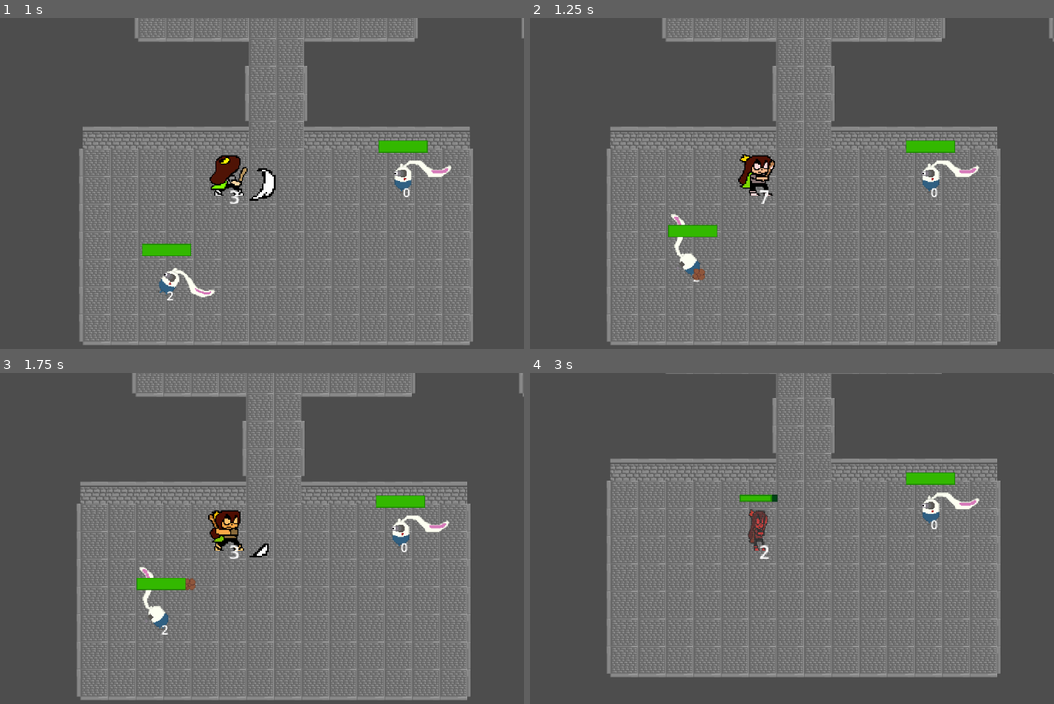
Above: before the commit, frames 1-4 (two rows, left to right).
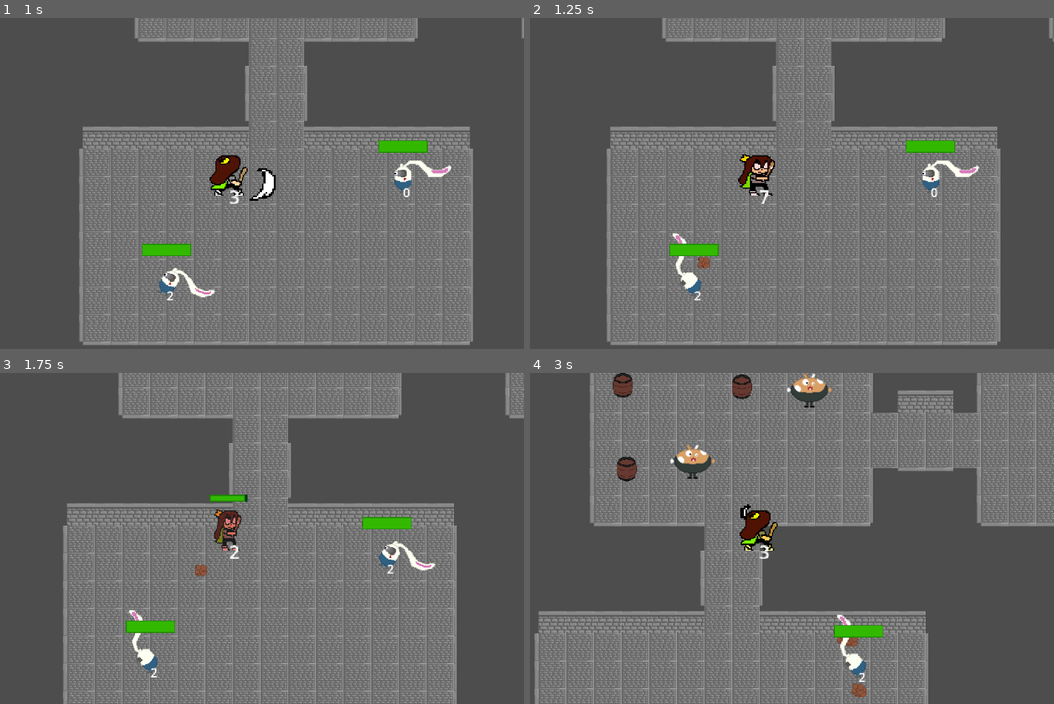
Above: after the commit, the same moments.

Repository: Megameca04/Proyecto_Cuki
Game: Godot game, scene res://Pruebas.tscn
Two runs of this game, one before a commit and one after it. Both use one fixed random seed, a clock stepped at 60 frames per second and the inputs below.
Inputs:
- Up to frame 1 (1 s): tap Enter at 0.5 s; hold Right (ui_right) from 0.53 s (still down); hold Z (Atacar) from 0.53 s (still down)
- Up to frame 2 (1.25 s): keep holding Right (ui_right); keep holding Z (Atacar)
- Up to frame 3 (1.75 s): release Right (ui_right) at 1.28 s; release Z (Atacar) at 1.28 s; hold Down (ui_down) from 1.28 s (still down); tap X (Dash) at 1.35 s
- Up to frame 4 (3 s): release Down (ui_down) at 2.03 s; hold Right (ui_right) 2.03-2.78 s; hold Z (Atacar) 2.03-2.78 s; hold Up (ui_up) from 2.78 s (still down); tap X (Dash) at 2.85 s

Frame 1 is identical in both runs. In frame 2, 1.3% of the frame differs, in the area x 26-37%, y 59-86%; in frame 3, 28%; in frame 4, 59%, in the area x 0-100%, y 0-100%.

Commit message:
Tar functions commented on rocks

Diff:
--- a/Cuki-Clash of the Kuins/Entidades/Cuki.tscn
+++ b/Cuki-Clash of the Kuins/Entidades/Cuki.tscn
@@ -529,7 +529,7 @@
 frame = 1
 
 [node name="Hitbox" type="Area2D" parent="."]
-collision_mask = 10
+collision_mask = 14
 
 [node name="CollisionShape2D" type="CollisionShape2D" parent="Hitbox"]
 shape = SubResource("9")
--- a/Cuki-Clash of the Kuins/Entidades/Piedra.tscn
+++ b/Cuki-Clash of the Kuins/Entidades/Piedra.tscn
@@ -16,9 +16,11 @@
 radius = 22.0
 
 [node name="Piedra" type="CharacterBody2D" groups=["Enemy"]]
-collision_layer = 3
+collision_layer = 2
 collision_mask = 5
 motion_mode = 1
+wall_min_slide_angle = 0.0
+safe_margin = 0.001
 script = ExtResource("1_ls63b")
 
 [node name="Sprite2D" type="Sprite2D" parent="."]
@@ -30,8 +32,7 @@
 shape = SubResource("CircleShape2D_n68s3")
 
 [node name="Area2D" type="Area2D" parent="." groups=["Piedra"]]
-collision_layer = 3
-collision_mask = 7
+collision_layer = 2
 
 [node name="CollisionShape2D" type="CollisionShape2D" parent="Area2D"]
 shape = SubResource("CircleShape2D_keb0u")
@@ -40,5 +41,4 @@
 [node name="AliveTimer" type="Timer" parent="."]
 wait_time = 5.0
 
-[connection signal="area_entered" from="Area2D" to="." method="_on_area_2d_area_entered"]
 [connection signal="timeout" from="AliveTimer" to="." method="_on_alive_timer_timeout"]
--- a/Cuki-Clash of the Kuins/Pruebas.tscn
+++ b/Cuki-Clash of the Kuins/Pruebas.tscn
@@ -54,11 +54,11 @@
 
 [node name="Chooty" parent="." instance=ExtResource("3_3eqnr")]
 position = Vector2(237, 873)
-element_attack_name = "Tar"
+element_attack_name = "Freeze"
 
 [node name="Chooty2" parent="." instance=ExtResource("3_3eqnr")]
 position = Vector2(-71, 1008)
-element_attack_name = "Tar"
+element_attack_name = "Water"
 
 [node name="Cuki" parent="." instance=ExtResource("1")]
 position = Vector2(7, 873)
--- a/Cuki-Clash of the Kuins/Scripts/Cuki.gd
+++ b/Cuki-Clash of the Kuins/Scripts/Cuki.gd
@@ -238,9 +238,10 @@
 			self.call_deferred("add_sibling",gs)
 
 func _on_hitbox_area_entered(area):
-	if area.is_in_group("expl_attack") and !area.is_in_group("Cuki_ground_slam"):
+	if area.is_in_group("expl_attack") and !area.is_in_group("Cuki_ground_slam") and !area.is_in_group("expl_attacked_Cuki"):
 		attackedBySomething(750, 1, area)
 		elemental_state.contactWithElement(area.name)
+		area.add_to_group("expl_attacked_Cuki")
 	if area.is_in_group("expl_blonk"):
 		attackedBySomething(750, 1, area)
 	if area.is_in_group("Piedra"):
--- a/Cuki-Clash of the Kuins/Scripts/Piedra.gd
+++ b/Cuki-Clash of the Kuins/Scripts/Piedra.gd
@@ -8,7 +8,8 @@
 const EXPL = preload("res://Entidades/Explosion.tscn")
 var ele = null
 var Cuki = null
-var reachedObjective = false
+#var reachedObjective = false
+
 @onready var aliveTimer = $AliveTimer
 
 var speed = 200
@@ -23,14 +24,14 @@
 
 	in_distance = global_position.distance_to(objective_position)
 
-	if (ele.get_element_name() == "Tar"):
-		set_velocity(movement*(speed/2))
-	else:
-		set_velocity(movement*speed)
+	# if (ele.get_element_name() == "Tar"):
+		#set_velocity(movement*(speed/2))
+	#else:
+	set_velocity(movement*speed)
 
 func _physics_process(delta):
-	if (!reachedObjective):
-		move_and_slide()
+	#if (!reachedObjective):
+	move_and_slide()
 	if (ele != null):
 		ele.position = self.position
 		if (ele.get_element_name() == "Shock"):
@@ -43,24 +44,27 @@
 
 	if global_position.distance_to(objective_position) <= 2:
 		if (ele != null):
-			if (ele.get_element_name() != "Tar" && ele.get_element_name() != "Water"):
+			# ele.get_element_name() != "Tar" &&
+			if (ele.get_element_name() != "Water"):
 				ele.queue_free()
 				self.queue_free()
-			if (ele.get_element_name() == "Tar"):
-				if (!reachedObjective):
-					reachedObjective = true
-					aliveTimer.start()
+			#if (ele.get_element_name() == "Tar"):
+			#	if (!reachedObjective):
+			#		reachedObjective = true
+			#		aliveTimer.start()
 			if (ele.get_element_name() == "Water"):
 				blow_up()
 	if is_on_wall():
 		if (ele != null):
-			if (ele.get_element_name() == "Tar" || ele.get_element_name() == "Water"):
+			# ele.get_element_name() == "Tar" ||
+			if (ele.get_element_name() == "Water"):
 				blow_up()
 			ele.queue_free()
 		self.queue_free()
 
 
 func _process(delta):
+	# && ele.get_element_name() != "Tar"
 	if (ele.get_element_name() != "Shock"):
 		anim_y()
 
@@ -88,27 +92,15 @@
 	expl.global_position = self.global_position
 	call_deferred("add_sibling",expl)
 	expl.element_appear(ele.get_element_name())
+	remove_from_group("Piedra")
 	ele.queue_free()
 	self.queue_free()
-
-func crashed():
-	if (ele != null):
-		if (ele.get_element_name() == "Water" || ele.get_element_name() == "Tar"):
-			blow_up()
 
 func _on_alive_timer_timeout():
 	if (ele != null):
 		if (ele.get_element_name() == "Shock"):
+			remove_from_group("Piedra")
 			ele.queue_free()
 			self.queue_free()
-		if (ele.get_element_name() == "Tar"):
-			blow_up()
-
-
-func _on_area_2d_area_entered(area):
-	if (ele != null):
-		if (area.get_parent().name == "Cuki"):
-			if (ele.get_element_name() == "Shock"):
-				Cuki = area.get_parent()
-			if (ele.get_element_name() == "Water" || ele.get_element_name() == "Tar"):
-					blow_up()
+		#if (ele.get_element_name() == "Tar"):
+		#	blow_up()
Not shown: 2 places in Cuki-Clash of the Kuins/Entidades/Chooty.tscn that only renumber resources
Not shown: 2 places in Cuki-Clash of the Kuins/Entidades/Cuki.tscn that only renumber resources
